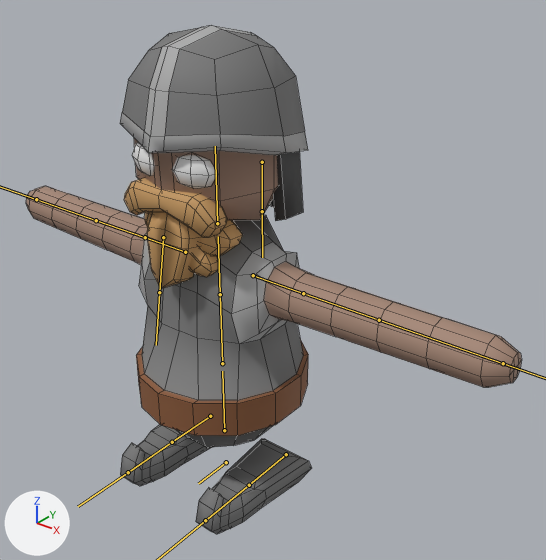
Renders of the FBX model Assets/Character/Knight.fbx from each side of a commit.
One viewpoint serves both versions: a 50 mm lens placed at (0.946, -1.011, 1.134), pointed at (0.088, 0.062, 0.468). Lighting does not change. The marker at lower left points along +X, +Y and +Z. The bones that bend it are drawn over the model as lines. Mesh edges are drawn as thin lines.

Names of what the first picture shows: 'Knight'.
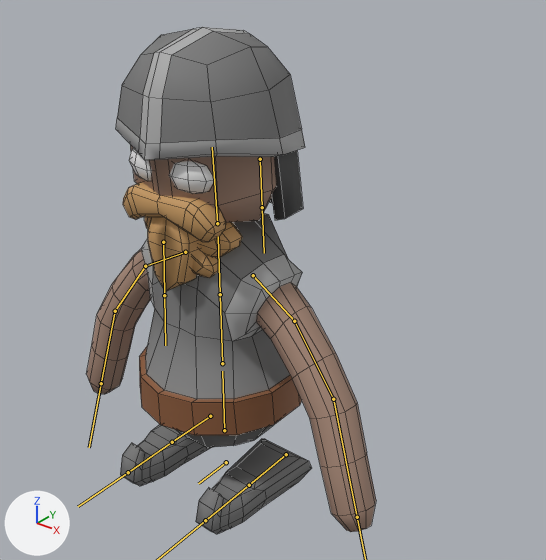
The newer file adds an action. The first version stands in its rest pose; the second is drawn at frame 1 of the action 'Armature|Push.001'.

Pixel boxes [x1, y1, x2, y2] of what changed, in the pictures (546 x 560 px):
'Knight', posed (42% narrower)
    before: [26, 25, 522, 534]
    after: [87, 27, 376, 534]
bone 'Head', root to tip
    before: (217, 223) to (215, 146)
    after: (217, 223) to (212, 147)
bone 'Beard', root to tip
    before: (163, 237) to (159, 292)
    after: (163, 242) to (164, 295)
bone 'Shoulder.L', root to tip
    before: (253, 275) to (303, 293)
    after: (253, 275) to (294, 321)
bone 'UpperArm.L', root to tip
    before: (303, 293) to (379, 320)
    after: (294, 321) to (333, 399)
bone 'LowerArm.L', root to tip
    before: (379, 320) to (503, 363)
    after: (333, 399) to (357, 517)
bone 'Shoulder.R', root to tip
    before: (185, 252) to (145, 237)
    after: (185, 252) to (145, 266)
bone 'UpperArm.R', root to tip
    before: (145, 237) to (96, 220)
    after: (145, 266) to (115, 311)
bone 'LowerArm.R', root to tip
    before: (96, 220) to (36, 199)
    after: (115, 311) to (101, 383)

The change in detail:
Bone 'Head' (bone_head) turns from (0, 0, 0) to (3, 0, 0) degrees about its own x, y and z.
Bone 'Beard' (bone_beard) turns from (0, 0, 0) to (0, 0, -3) degrees about its own x, y and z.
Bone 'Shoulder.L' (bone_shoulder_l) turns from (0, 0, 0) to (3, -3, -30) degrees about its own x, y and z.
Bone 'UpperArm.L' (bone_upperarm_l) turns from (0, 0, 0) to (-16, -6, -4) degrees about its own x, y and z.
Bone 'LowerArm.L' (bone_lowerarm_l) turns from (0, 0, 0) to (-20, 0, 0) degrees about its own x, y and z.
Bone 'Shoulder.R' (bone_shoulder_r) turns from (0, 0, 0) to (27, -1, -10) degrees about its own x, y and z.
Bone 'UpperArm.R' (bone_upperarm_r) turns from (0, 0, 0) to (-3, -10, -27) degrees about its own x, y and z.
Bone 'LowerArm.R' (bone_lowerarm_r) turns from (0, 0, 0) to (-3, -6, -19) degrees about its own x, y and z.
